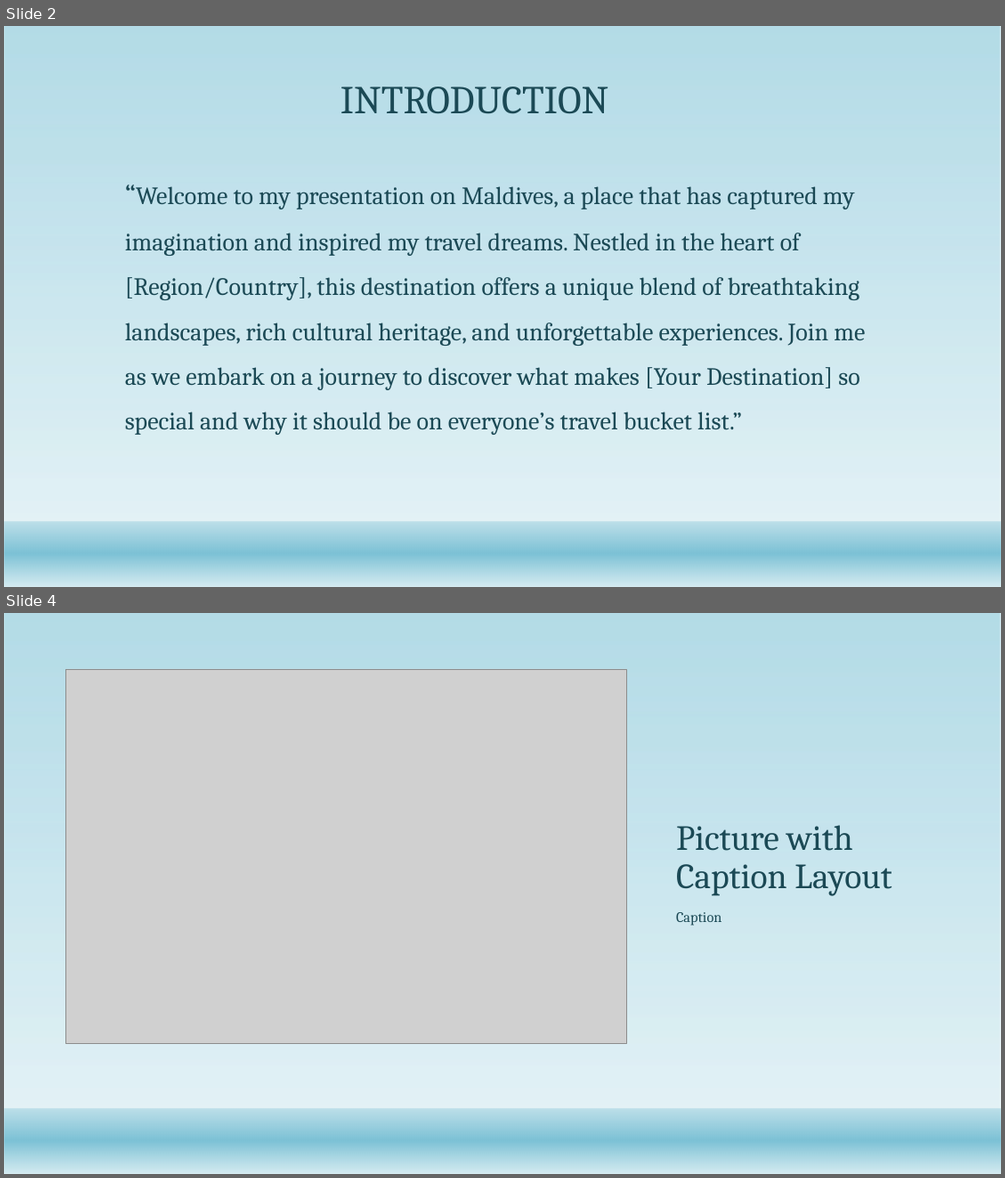
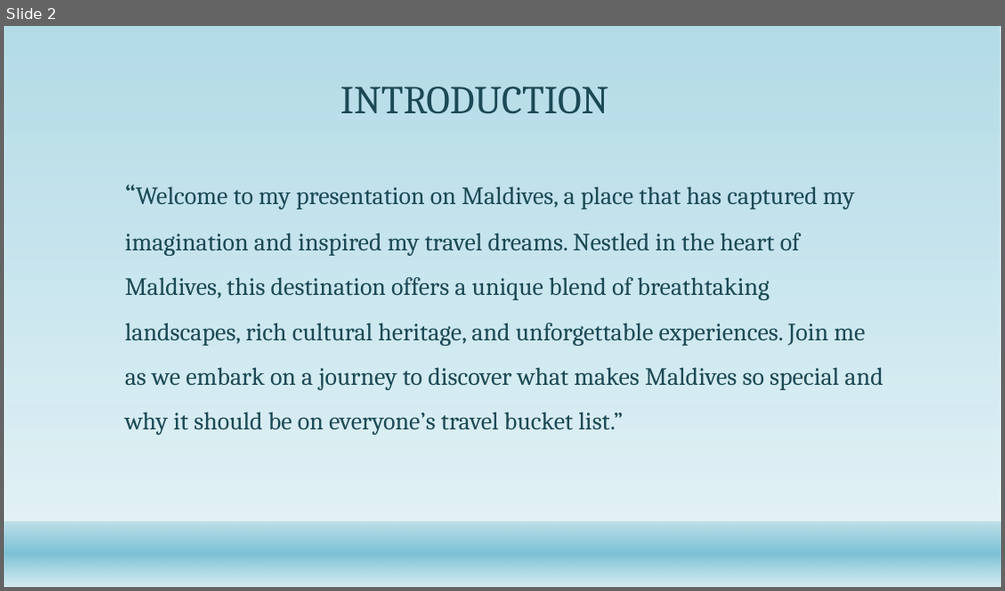
Before and after one commit to justinekyle123/My_ppt_FINAL_nani, a slide deck: Necesario.PPT.pptx. Shown one above the other, each under a label of ours: slides 2 and 4 before the commit, slide 2 after it; the slides between them are not shown. The pictures are 1005x1178 and 1005x591 pixels, drawn with LibreOffice and Linux fonts; fonts in the diff are those of the drawing; grey boxes stand for pictures; background and template pictures are left out. Boxes give left, top, right and bottom in pixels: in the first picture for what was removed or moved away, otherwise in the second. Text is boxed around its words. In the diff, an @@ line names an element or a change of style, - is before the commit and + after.

```diff
--- a/Necesario.PPT.pptx
+++ b/Necesario.PPT.pptx
@@ slide 4 removed at (x1=4, y1=613, x2=1001, y2=1174), background #FFFFFF; not listed: 2 template elements that a slide beside it also shows @@
@@ picture removed at (x1=66, y1=669, x2=627, y2=1043) @@
@@ title removed at (x1=676, y1=825, x2=891, y2=896) @@
-Picture with Caption Layout
@@ text removed at (x1=676, y1=912, x2=721, y2=925) @@
-Caption
@@ slide 2 changed as well @@
@@ text at (x1=125, y1=186, x2=882, y2=435): text changed @@
-“Welcome to my presentation on Maldives, a place that has captured my imagination and inspired my travel dreams. Nestled in the heart of [Region/Country], this destination offers a unique blend of breathtaking landscapes, rich cultural heritage, and unforgettable experiences. Join me as we embark on a journey to discover what makes [Your Destination] so special and why it should be on everyone’s travel bucket list.”
+“Welcome to my presentation on Maldives, a place that has captured my imagination and inspired my travel dreams. Nestled in the heart of Maldives, this destination offers a unique blend of breathtaking landscapes, rich cultural heritage, and unforgettable experiences. Join me as we embark on a journey to discover what makes Maldives so special and why it should be on everyone’s travel bucket list.”
```
Also in this commit, not shown: 1 other slide changed, 7 slides added, 8 other slides removed.
